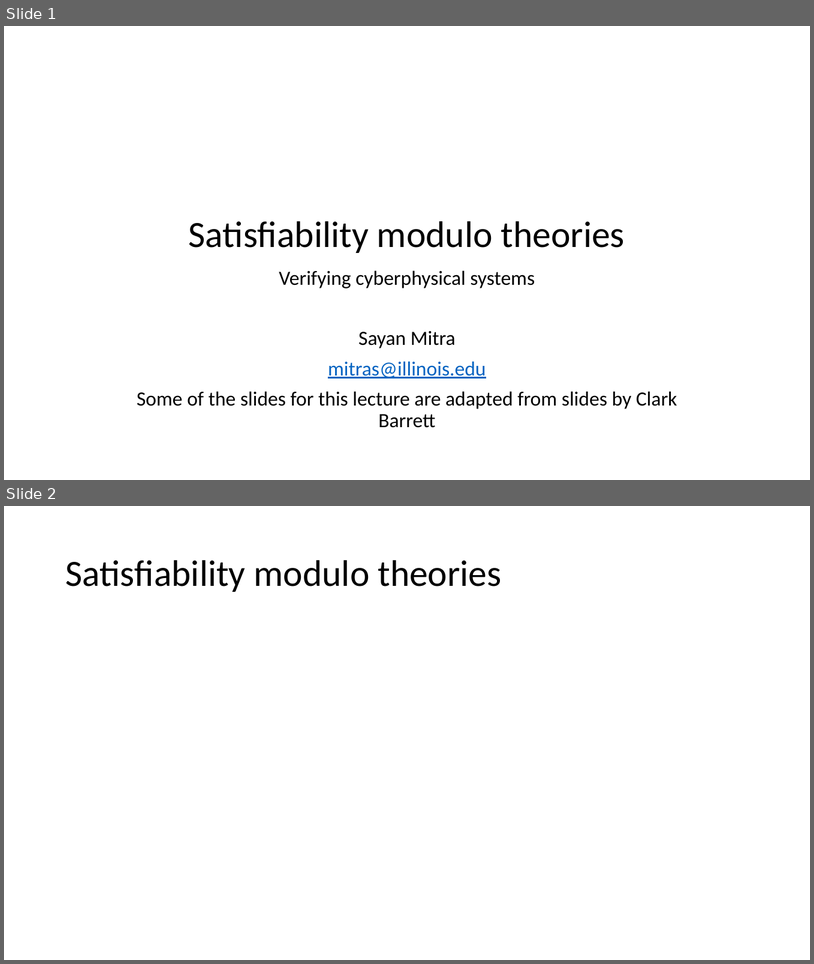
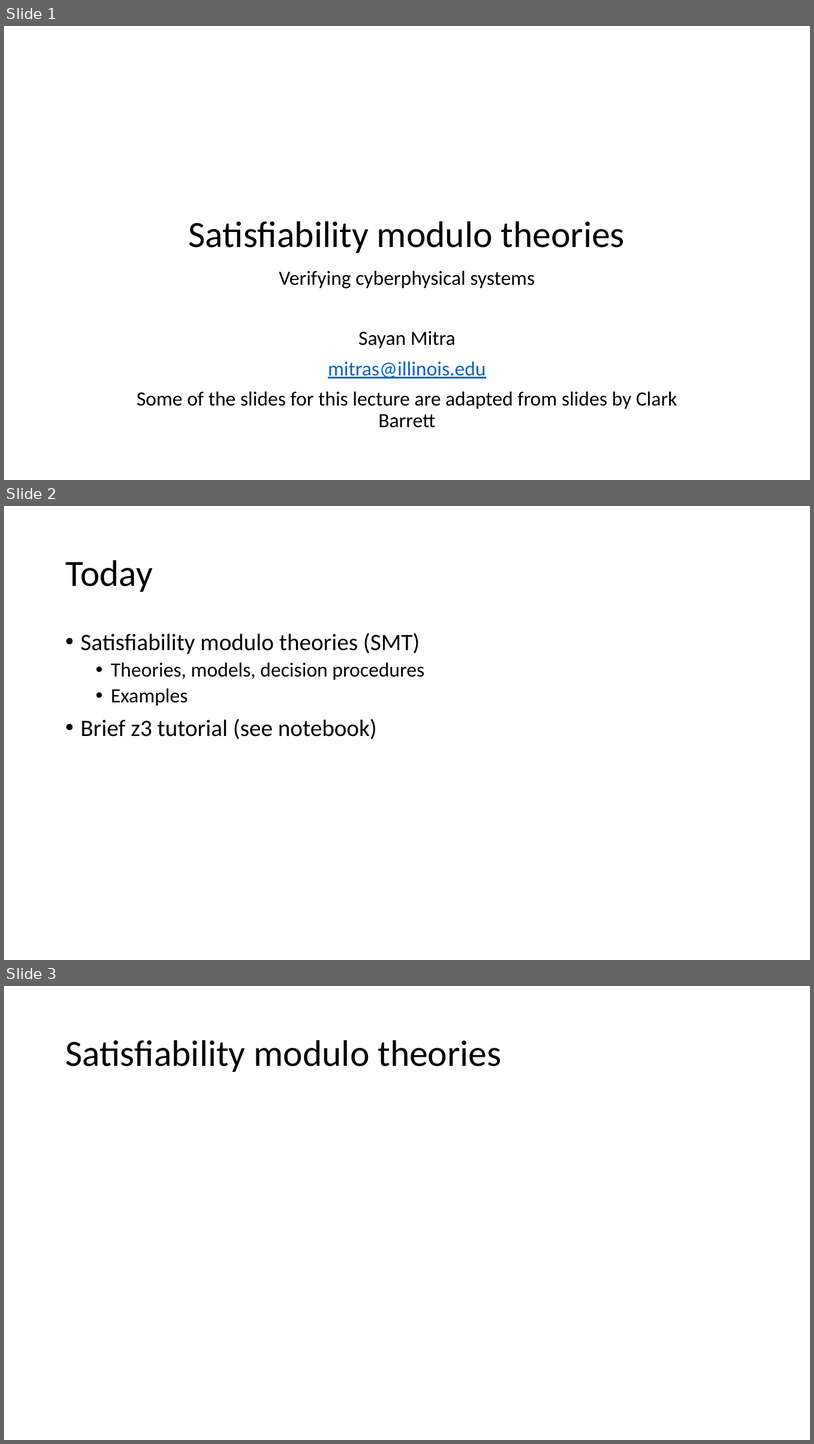
Before and after one commit to sayanmitracode/cpsbooksite, a slide deck: Slides/smt.pptx. Shown one above the other, each under a label of ours: slides 1 and 2 before the commit, slides 1, 2 and 3 after it. The pictures are 814x964 and 814x1444 pixels, drawn with LibreOffice and Linux fonts; fonts in the diff are those of the drawing; grey boxes stand for pictures. Boxes give left, top, right and bottom in pixels: in the first picture for what was removed or moved away, otherwise in the second. Text is boxed around its words. In the diff, an @@ line names an element or a change of style, - is before the commit and + after.

```diff
--- a/Slides/smt.pptx
+++ b/Slides/smt.pptx
@@ slide 2 added at (4, 506, 810, 960), background #FFFFFF @@
@@ title added at (65, 560, 153, 592), 44 pt, text #000000 @@
+Today
@@ text added at (81, 633, 425, 739), 28 pt, text #000000 @@
+• Satisfiability modulo theories (SMT)
+  • Theories, models, decision procedures
+  • Examples
+• Brief z3 tutorial (see notebook)
@@ what was slide 2 is now slide 3 @@
```
Also in this commit, not shown: 2 slides changed, 3 other files.
